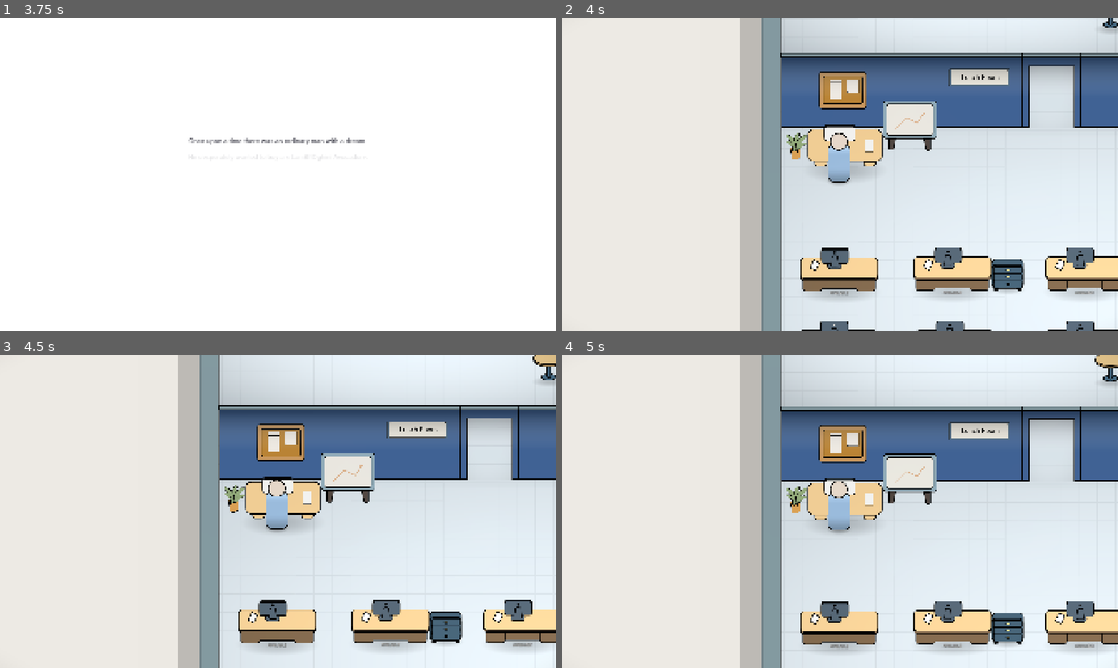
Above: before the commit, frames 1-4 (two rows, left to right).
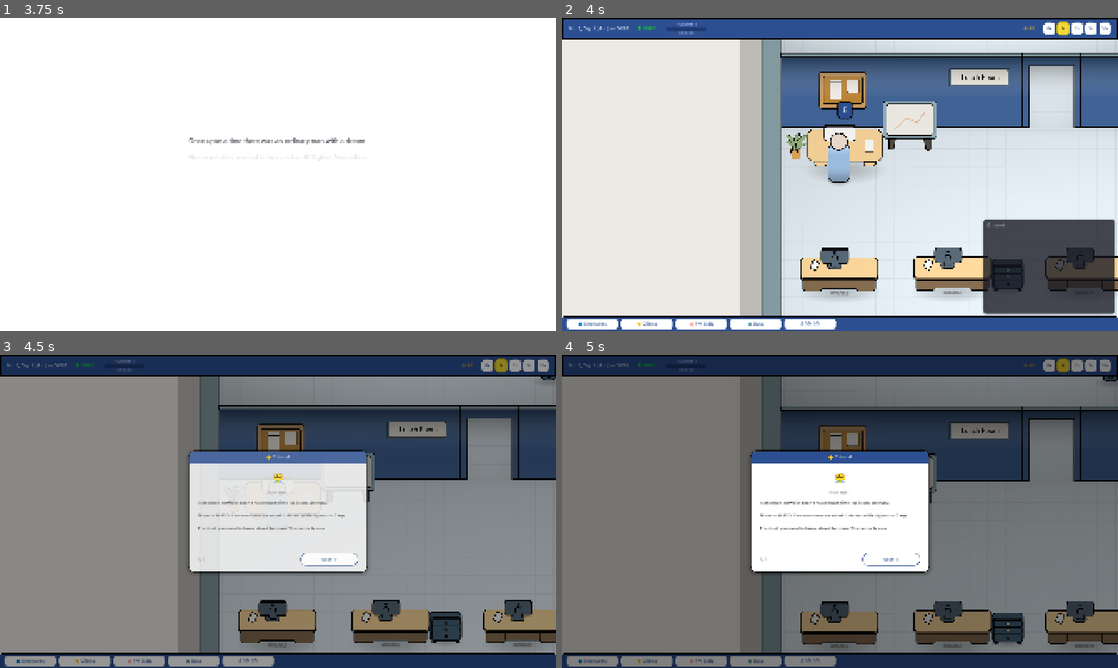
Above: after the commit, the same moments.

Repository: Esca69/project-manager-sim
Game: Godot game, scene res://Scenes/main_menu.tscn
The game is run twice, just before and just after one commit, with the same random seed, the same clock (stepped at 60 frames per second) and the same inputs. Sound files missing from this copy of the repository are replaced by a short silence.
Inputs (mouse positions are in pixels of both pictures, inside the frame that each line leads up to):
- Up to frame 1 (3.75 s): click "🆕 New Game" at 0.5 s; tap Enter at 1.25, 2.75 s; move the mouse to (400, 158) at 1.27 s; hold Right (ui_right) 1.28-2.03 s; tap E (interact) at 1.35 s; click (400, 158) at 1.42 s; tap Space at 2, 3.5 s; move the mouse to (166, 190) at 2.02 s; hold Down (ui_down) 2.03-2.78 s; tap Q (motivate) at 2.1 s; move the mouse to (333, 105) at 2.77 s; hold Right (ui_right) 2.78-3.53 s; tap R (no_toilet) at 2.85 s; move the mouse to (250, 237) at 3.52 s; hold Up (ui_up) from 3.53 s (still down); tap 4 (speed_10x) at 3.6 s; click (250, 237) at 3.67 s
- Up to frame 2 (4 s): keep holding Up (ui_up)
- Up to frame 3 (4.5 s): move the mouse to (444, 558) at 4.27 s; release Up (ui_up) at 4.28 s; hold Left (ui_left) from 4.28 s (still down); hold 1 (speed_1x) from 4.28 s (still down)
- Up to frame 4 (5 s): keep holding Left (ui_left); keep holding 1 (speed_1x)

Frame 1 is identical in both runs. In frame 2, 19% of the frame differs, in the area x 0-100%, y 0-100%; in frame 3, 93%; in frame 4, 98%.

Commit message:
Adjust HUD, project tab text, audio & translation
Replace hardcoded Russian project title with localization key "TAB_PROJECTS4" in ProjectSelectionUI.tscn; remove the HUD's "visible = false" line in office.tscn to restore HUD visibility; raise the "sippingcoffee" SFX multiplier from 1.0 to 1.3 in audio_manager.gd to increase its volume; fix CSV quoting for BURNOUT_TOOLTIP_DESC English translation in Localization/translations.csv.

Diff:
--- a/Localization/translations.csv
+++ b/Localization/translations.csv
@@ -911,7 +911,7 @@
 LOG_CRUNCH_PENALTIES,😩 %s уходит после кранча. Применены штрафы.,😩 %s leaves after crunch. Penalties applied.
 DAY_SUMMARY_CRUNCH_OVERTIME,Переработка: %s,Overtime: %s
 BURNOUT_LABEL,😮‍💨 Выгорание: %d%%,😮‍💨 Burnout: %d%%
-BURNOUT_TOOLTIP_DESC,"Сотрудники выгорают, если долго работают в плохом настроении. Каждый процент выгорания снижает эффективность на 1%.","Employees burn out when working in a bad mood for extended periods. Each percent of burnout reduces efficiency by 1%."
+BURNOUT_TOOLTIP_DESC,"Сотрудники выгорают, если долго работают в плохом настроении. Каждый процент выгорания снижает эффективность на 1%.",Employees burn out when working in a bad mood for extended periods. Each percent of burnout reduces efficiency by 1%.
 EFFICIENCY_BREAKDOWN_BURNOUT,🔻 Штраф от выгорания,🔻 Burnout penalty
 LOG_BURNOUT_INCREASED,😮‍💨 %s выгорает! (выгорание: %d%%),😮‍💨 %s is burning out! (burnout: %d%%)
 MODIFIER_GOOD_MOOD,Хорошее утро,Good Morning Mood
--- a/Scenes/ProjectSelectionUI.tscn
+++ b/Scenes/ProjectSelectionUI.tscn
@@ -100,7 +100,7 @@
 grow_horizontal = 2
 grow_vertical = 2
 size_flags_horizontal = 4
-text = "Выбор проекта"
+text = "TAB_PROJECTS4"
 horizontal_alignment = 1
 
 [node name="CloseButton" type="Button" parent="Window/MainVBox/HeaderPanel"]
--- a/Scenes/office.tscn
+++ b/Scenes/office.tscn
@@ -506,7 +506,6 @@
 position = Vector2(2742, -207.5)
 
 [node name="HUD" parent="." instance=ExtResource("6_7xo7e")]
-visible = false
 
 [node name="SpawnPoint" type="Marker2D" parent="."]
 position = Vector2(1653, 833)
--- a/Scripts/audio_manager.gd
+++ b/Scripts/audio_manager.gd
@@ -21,7 +21,7 @@
 # --- ИНДИВИДУАЛЬНАЯ ГРОМКОСТЬ ЗВУКОВ (Множители от 0.0 до 1.0) ---
 const SFX_VOLUME_MULTIPLIERS = {
 	"bossmeeting": 0.4,
-	"sippingcoffee": 1.0,
+	"sippingcoffee": 1.3,
 	"typing": 1.0,
 	"startworkingday": 1.0,
 	"buttonclick": 0.7 # <-- ДОБАВЛЕН РЕГУЛЯТОР ДЛЯ КНОПОК
